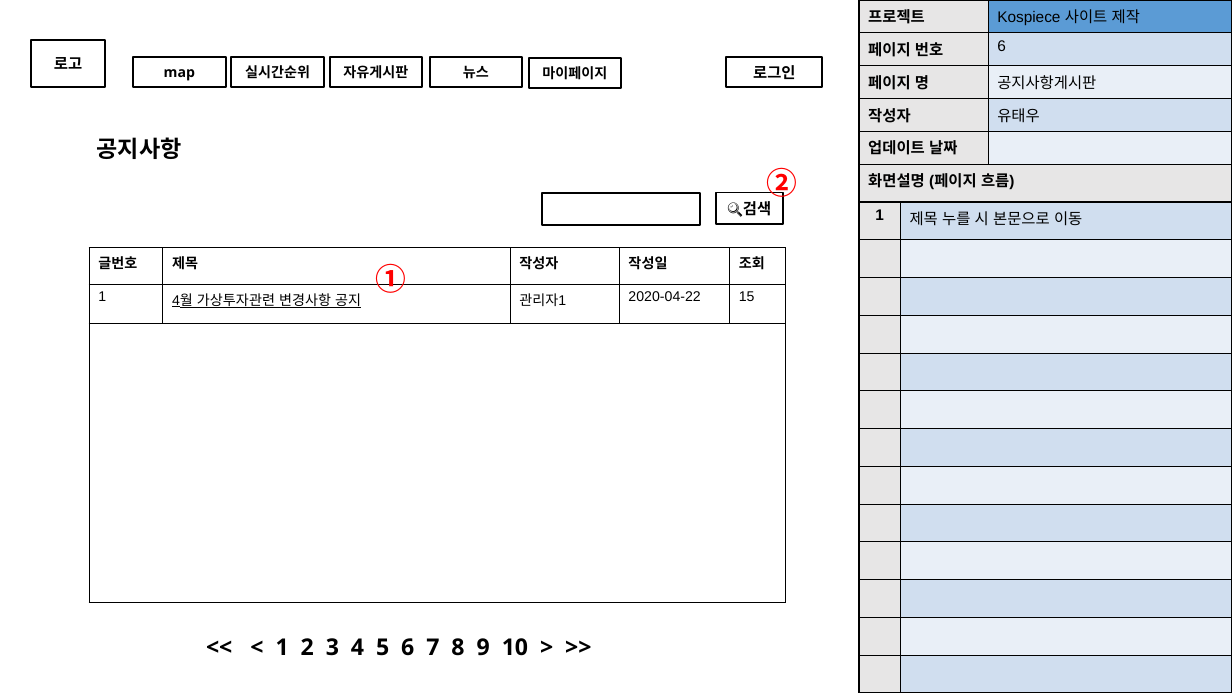
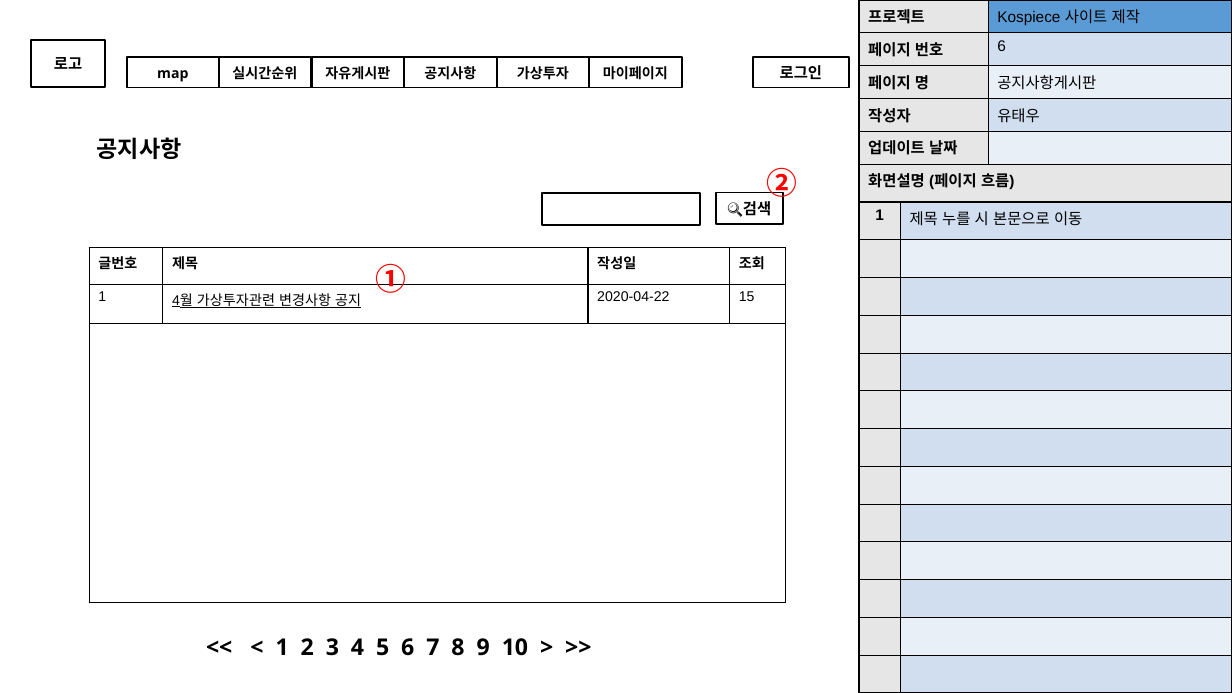
Before and after one commit to aa991102/kospiece, a slide deck: slide 33 of PersonalFolder/modeling/코스피스-스토리보드-통합.pptx. Drawn at 1232x693 pixels with LibreOffice and Linux fonts; fonts in the diff are those of the drawing. Boxes give left, top, right and bottom in pixels: in the first picture for what was removed or moved away, otherwise in the second. Text is boxed around its words. In the diff, an @@ line names an element or a change of style, - is before the commit and + after.

```diff
--- a/PersonalFolder/modeling/코스피스-스토리보드-통합.pptx
+++ b/PersonalFolder/modeling/코스피스-스토리보드-통합.pptx
@@ rectangle "map": place and size @@
-rectangle "map" at (133,57,226,88)
+rectangle "map" at (127,57,219,88)
@@ rectangle "실시간순위": place and size @@
-rectangle "실시간순위" at (231,57,323,88)
+rectangle "실시간순위" at (219,57,311,88)
@@ rectangle "자유게시판": place and size @@
-rectangle "자유게시판" at (330,57,422,88)
+rectangle "자유게시판" at (311,57,404,88)
@@ rectangle added at (405,57,497,88), outline #000000 1.5 pt, 11 pt, text #000000, bold @@
+공지사항
@@ rectangle removed at (430,57,522,88) @@
-뉴스
@@ rectangle added at (497,57,590,88), outline #000000 1.5 pt, 11 pt, text #000000, bold @@
+가상투자
@@ rectangle "마이페이지": place and size @@
-rectangle "마이페이지" at (529,57,621,88)
+rectangle "마이페이지" at (590,57,682,88)
@@ rectangle "로그인": place and size @@
-rectangle "로그인" at (726,57,823,88)
+rectangle "로그인" at (753,57,849,88)
@@ table at (90,248,787,604) @@
-column 3: 작성자 | 관리자1 | 
```
Also in this commit, not shown: 11 other slides changed, 8 other files.
